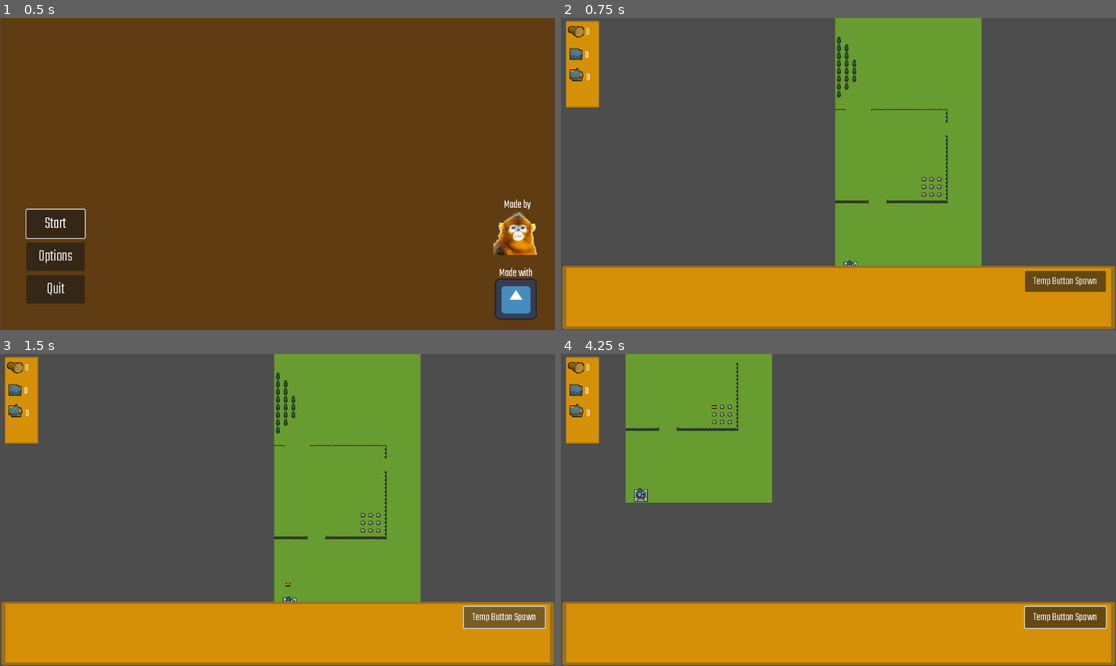
Above: before the commit, frames 1-4 (two rows, left to right).
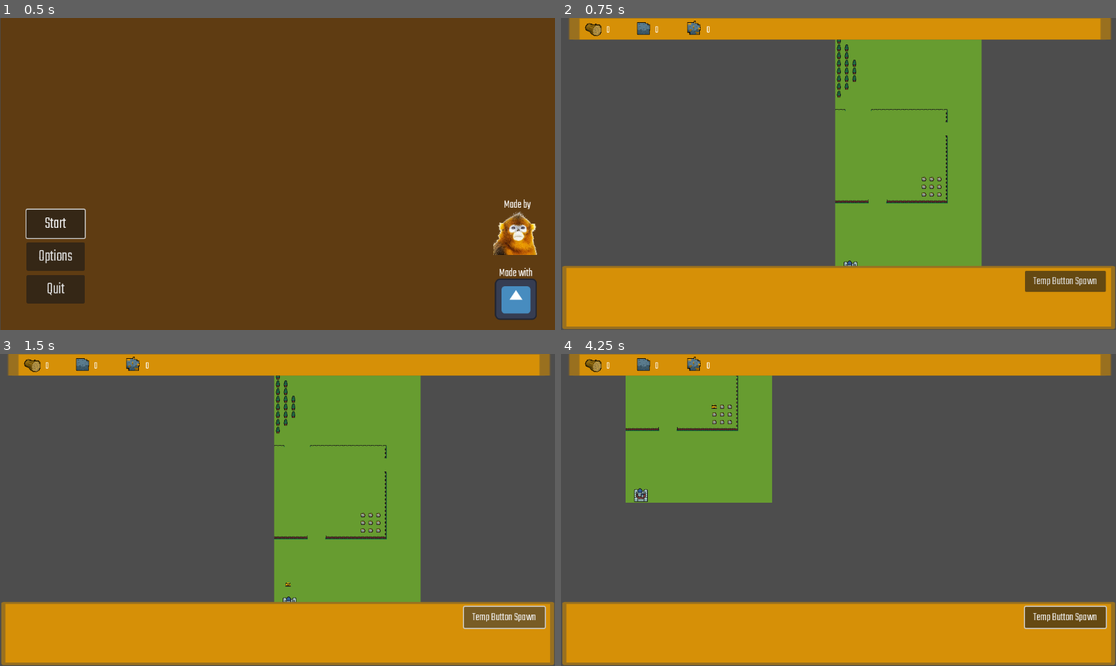
Above: after the commit, the same moments.

Repository: AndreastiUia/BachelorProject
Game: Godot game, scene res://Scenes/menu.tscn
The game is run twice, just before and just after one commit, with the same random seed, the same clock (stepped at 60 frames per second) and the same inputs. The engine's default icon, where the game draws it, is replaced by a stand-in: a white triangle on a blue panel in a dark square.
Inputs (mouse positions are in pixels of both pictures, inside the frame that each line leads up to):
- Up to frame 1 (0.5 s): no input
- Up to frame 2 (0.75 s): click "Start" at 0.5 s
- Up to frame 3 (1.5 s): click "Temp Button Spawn" at 1.25 s
- Up to frame 4 (4.25 s): tap Enter at 2 s; move the mouse to (960, 494) at 2.02 s; press the mouse at (960, 494) at 2.03 s; hold Right (ui_right) 2.03-2.78 s; move the mouse to (727, 525) at 2.77 s; release the mouse at (727, 525) at 2.78 s; hold Down (ui_down) 2.78-3.53 s; click (727, 525) at 2.85 s; move the mouse to (894, 441) at 3.52 s; press the mouse at (894, 441) at 3.53 s; hold Right (ui_right) from 3.53 s (still down)

Frame 1 is identical in both runs. In frame 2, 7.9% of the frame differs, in the area x 0-100%, y 0-29%; in frame 3, 7.9%; in frame 4, 8.0%.

Commit message:
Better Sidebar placement

Diff:
--- a/Scenes/World.tscn
+++ b/Scenes/World.tscn
@@ -165,12 +165,11 @@
 
 [node name="SideGUI" type="NinePatchRect" parent="Camera2D/GUI"]
 anchors_preset = -1
-anchor_right = 0.073
-anchor_bottom = 0.293
-offset_left = 5.0
-offset_top = 1.0
-offset_right = -0.0960083
-offset_bottom = 0.135986
+anchor_right = 1.001
+anchor_bottom = 0.083
+offset_top = -4.0
+offset_right = -0.1521
+offset_bottom = -4.784
 texture = ExtResource("7_bdgie")
 patch_margin_left = 4
 patch_margin_top = 4
@@ -178,59 +177,84 @@
 patch_margin_bottom = 4
 
 [node name="Wood_Icon" type="Sprite2D" parent="Camera2D/GUI/SideGUI"]
-position = Vector2(26, 25)
+visible = false
+position = Vector2(54, 156)
 scale = Vector2(0.0523437, 0.0492188)
 texture = ExtResource("10_xy4hm")
 
 [node name="Stone_Icon" type="Sprite2D" parent="Camera2D/GUI/SideGUI"]
-position = Vector2(26, 74)
+visible = false
+position = Vector2(138, 148)
 scale = Vector2(0.0523437, 0.0492188)
 texture = ExtResource("9_0m3tn")
 
 [node name="Gold_Icon" type="Sprite2D" parent="Camera2D/GUI/SideGUI"]
-position = Vector2(26, 118)
+visible = false
+position = Vector2(190, 138)
 scale = Vector2(0.0523437, 0.0492188)
 texture = ExtResource("8_12uut")
 
-[node name="Wood_Label" type="Label" parent="Camera2D/GUI/SideGUI"]
+[node name="HBoxContainer" type="HBoxContainer" parent="Camera2D/GUI/SideGUI"]
 layout_mode = 1
-anchors_preset = 15
-anchor_right = 1.0
-anchor_bottom = 1.0
-offset_left = 47.0
-offset_top = 16.0
-offset_right = -3.99999
-offset_bottom = -149.0
+anchors_preset = -1
+anchor_left = 0.021
+anchor_top = 0.102
+anchor_right = 0.989
+anchor_bottom = 0.918
+offset_left = 25.787
+offset_top = 3.594
+offset_right = -33.317
+offset_bottom = -4.654
+theme_override_constants/separation = 70
+
+[node name="WoodIcon" type="TextureRect" parent="Camera2D/GUI/SideGUI/HBoxContainer"]
+layout_mode = 2
+tooltip_text = "Wood"
+texture = ExtResource("10_xy4hm")
+expand_mode = 2
+
+[node name="Wood_Label" type="Label" parent="Camera2D/GUI/SideGUI/HBoxContainer/WoodIcon"]
+layout_mode = 2
+offset_left = 44.0
+offset_top = 5.0
+offset_right = 72.0
+offset_bottom = 35.0
 grow_horizontal = 2
 grow_vertical = 2
 theme_override_fonts/font = ExtResource("5_mai7t")
 theme_override_font_sizes/font_size = 20
 text = "0"
 
-[node name="Stone_Label" type="Label" parent="Camera2D/GUI/SideGUI"]
-layout_mode = 1
-anchors_preset = 15
-anchor_right = 1.0
-anchor_bottom = 1.0
-offset_left = 45.0
-offset_top = 64.0
-offset_right = -5.99999
-offset_bottom = -101.0
+[node name="StoneIcon" type="TextureRect" parent="Camera2D/GUI/SideGUI/HBoxContainer"]
+layout_mode = 2
+tooltip_text = "Stone"
+texture = ExtResource("9_0m3tn")
+expand_mode = 2
+
+[node name="Stone_Label" type="Label" parent="Camera2D/GUI/SideGUI/HBoxContainer/StoneIcon"]
+layout_mode = 2
+offset_left = 41.0
+offset_top = 5.0
+offset_right = 96.0
+offset_bottom = 35.0
 grow_horizontal = 2
 grow_vertical = 2
 theme_override_fonts/font = ExtResource("5_mai7t")
 theme_override_font_sizes/font_size = 20
 text = "0"
 
-[node name="Gold_Label" type="Label" parent="Camera2D/GUI/SideGUI"]
-layout_mode = 1
-anchors_preset = 15
-anchor_right = 1.0
-anchor_bottom = 1.0
-offset_left = 48.0
-offset_top = 111.0
-offset_right = -2.99999
-offset_bottom = -54.0
+[node name="GoldIcon" type="TextureRect" parent="Camera2D/GUI/SideGUI/HBoxContainer"]
+layout_mode = 2
+tooltip_text = "Gold"
+texture = ExtResource("8_12uut")
+expand_mode = 2
+
+[node name="Gold_Label" type="Label" parent="Camera2D/GUI/SideGUI/HBoxContainer/GoldIcon"]
+layout_mode = 2
+offset_left = 44.0
+offset_top = 5.0
+offset_right = 98.0
+offset_bottom = 35.0
 grow_horizontal = 2
 grow_vertical = 2
 theme_override_fonts/font = ExtResource("5_mai7t")
--- a/Scripts/world.gd
+++ b/Scripts/world.gd
@@ -11,9 +11,9 @@
 # Called every frame. 'delta' is the elapsed time since the previous frame.
 func _process(delta):
 
-	get_node("Camera2D/GUI/SideGUI/Gold_Label").text = str(Global.base_gold)
-	get_node("Camera2D/GUI/SideGUI/Wood_Label").text = str(Global.base_wood)
-	get_node("Camera2D/GUI/SideGUI/Stone_Label").text = str(Global.base_stone)
+	get_node("Camera2D/GUI/SideGUI/HBoxContainer/GoldIcon/Gold_Label").text = str(Global.base_gold)
+	get_node("Camera2D/GUI/SideGUI/HBoxContainer/WoodIcon/Wood_Label").text = str(Global.base_wood)
+	get_node("Camera2D/GUI/SideGUI/HBoxContainer/StoneIcon/Stone_Label").text = str(Global.base_stone)
 
 
 func _on_temp_button_pressed():
